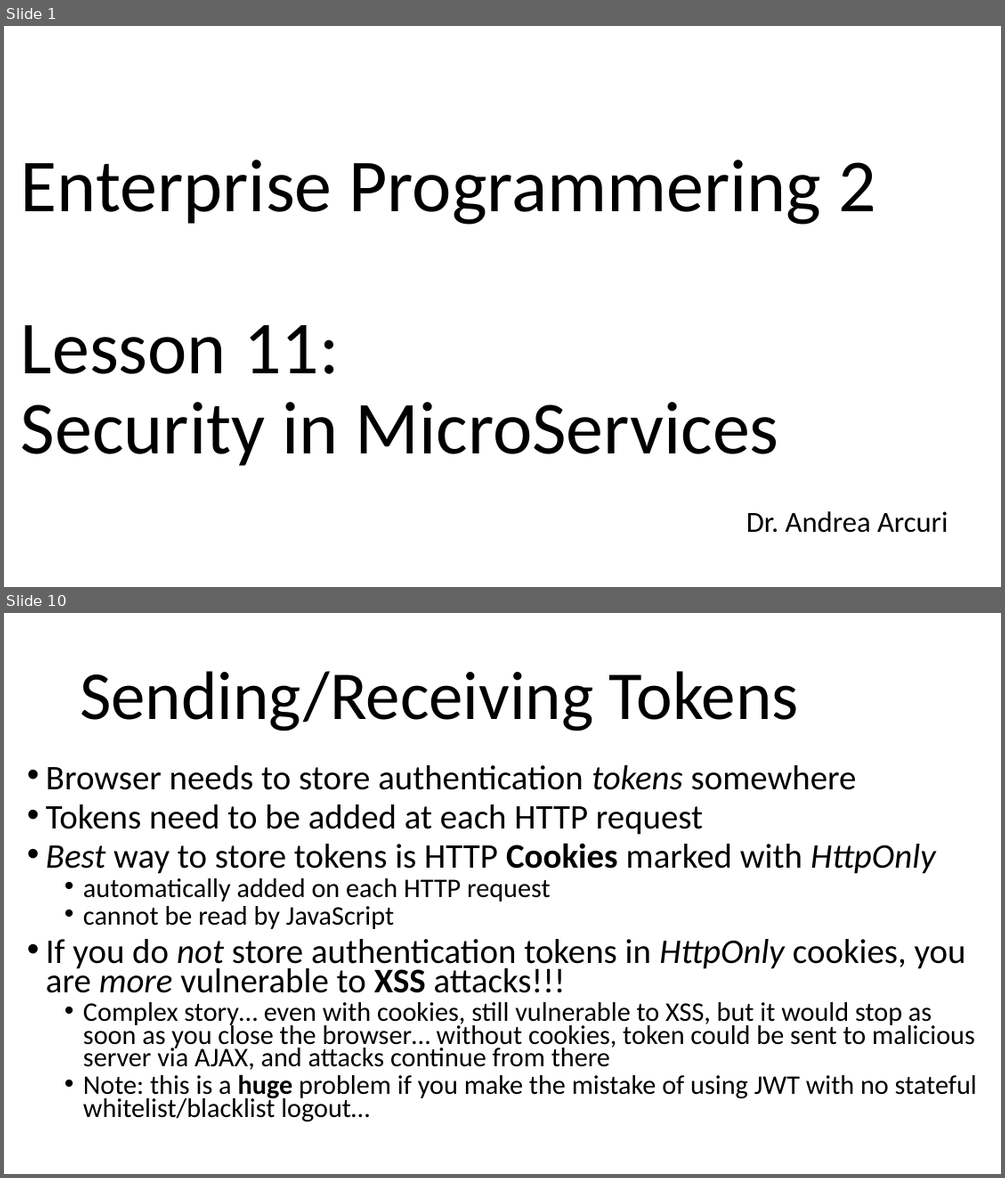
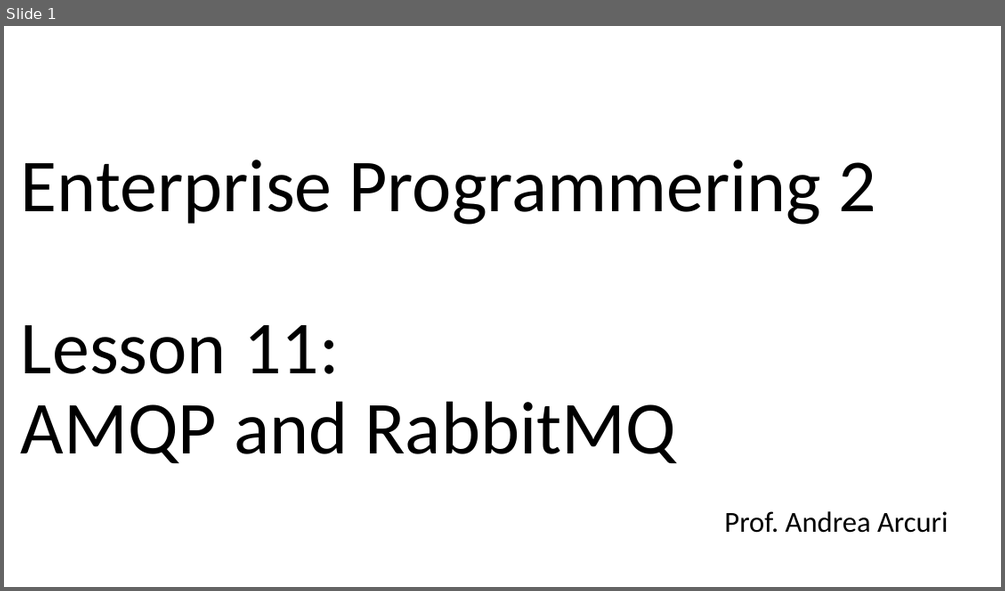
Before and after one commit to arcuri82/testing_security_development_enterprise_systems, a slide deck: doc/advanced/slides/lesson_11.pptx. Shown one above the other, each under a label of ours: slides 1 and 10 before the commit, slide 1 after it; the slides between them are not shown. The pictures are 1005x1178 and 1005x591 pixels, drawn with LibreOffice and Linux fonts; fonts in the diff are those of the drawing. Boxes give left, top, right and bottom in pixels: in the first picture for what was removed or moved away, otherwise in the second. Text is boxed around its words. In the diff, an @@ line names an element or a change of style, - is before the commit and + after.

```diff
--- a/doc/advanced/slides/lesson_11.pptx
+++ b/doc/advanced/slides/lesson_11.pptx
@@ slide 10 removed at (x1=4, y1=613, x2=1001, y2=1174), background #FFFFFF @@
@@ title removed at (x1=80, y1=671, x2=799, y2=731) @@
-Sending/Receiving Tokens
@@ text removed at (x1=46, y1=765, x2=977, y2=1122) @@
-• Browser needs to store authentication tokens somewhere
-• Tokens need to be added at each HTTP request
-• Best way to store tokens is HTTP Cookies marked with HttpOnly
-  • automatically added on each HTTP request
-  • cannot be read by JavaScript
-• If you do not store authentication tokens in HttpOnly cookies, you are more vulnerable to XSS attacks!!!
-  • Complex story… even with cookies, still vulnerable to XSS, but it would stop as soon as you close the browser… without cookies, token could be sent to malicious server via AJAX, and attacks continue from there
-  • Note: this is a huge problem if you make the mistake of using JWT with no stateful whitelist/blacklist logout…
@@ slide 1 changed as well @@
@@ title at (x1=21, y1=160, x2=876, y2=463): text changed @@
-Enterprise Programmering 2
-Lesson 11:
-Security in MicroServices
+Enterprise Programmering 2
+Lesson 11:
+AMQP and RabbitMQ
@@ subtitle at (x1=724, y1=511, x2=948, y2=532): text changed @@
-Dr. Andrea Arcuri
+Prof. Andrea Arcuri
```
Also in this commit, not shown: 2 other slides changed, 7 slides added, 9 other slides removed, 17 other files.
